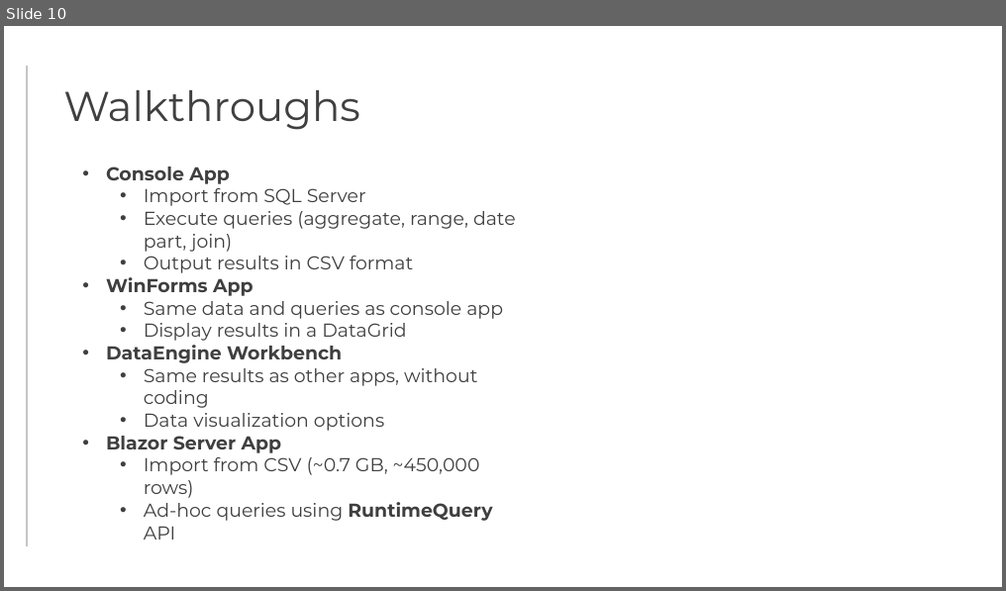
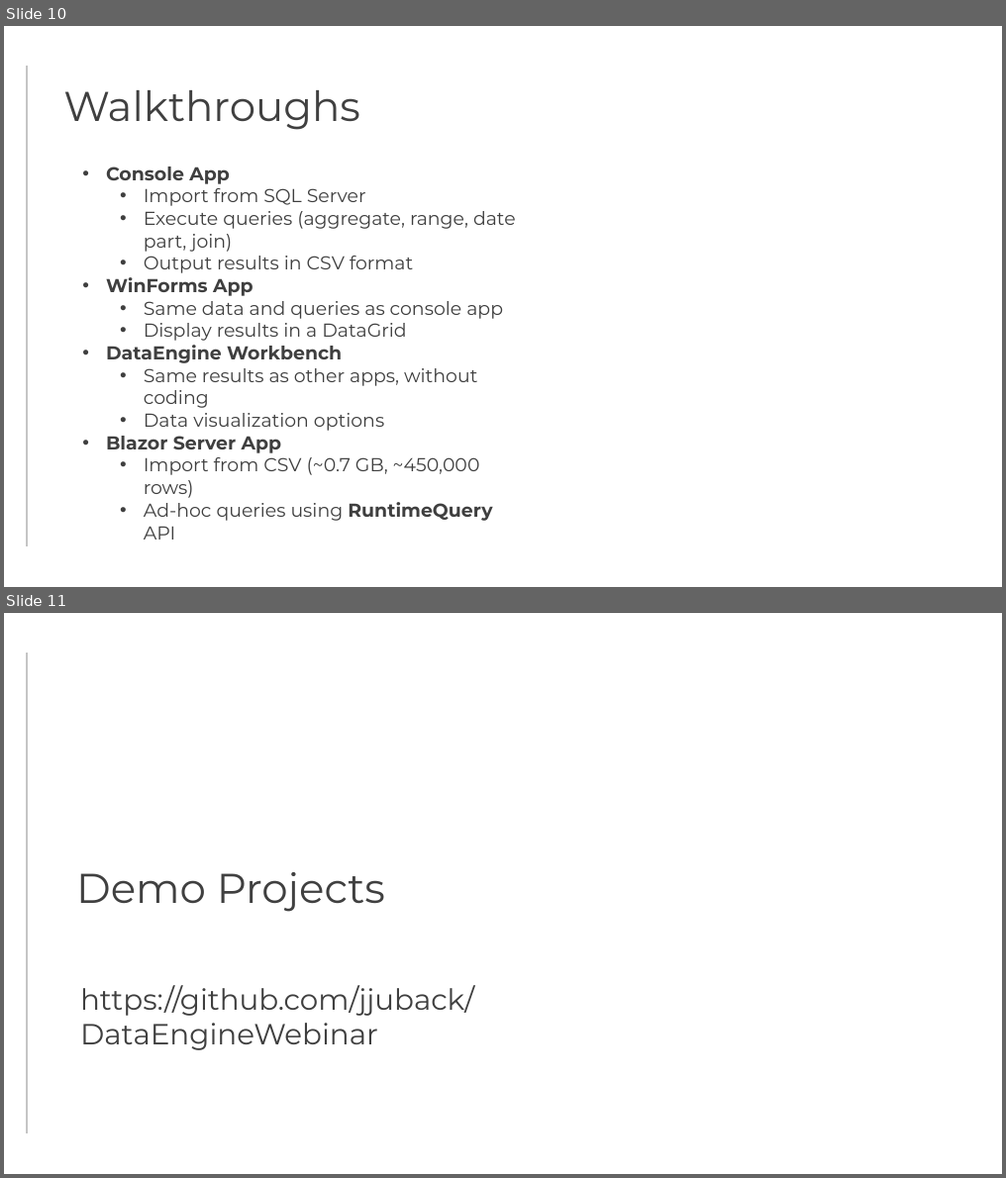
Before and after one commit to jjuback/DataEngineWebinar, a slide deck: Slides/DataEngineDeepDive.pptx. Shown one above the other, each under a label of ours: slide 10 before the commit, slides 10 and 11 after it. The pictures are 1006x591 and 1006x1178 pixels, drawn with LibreOffice and Linux fonts; fonts in the diff are those of the drawing; background and template pictures are left out. Boxes give left, top, right and bottom in pixels: in the first picture for what was removed or moved away, otherwise in the second. Text is boxed around its words. In the diff, an @@ line names an element or a change of style, - is before the commit and + after.

```diff
--- a/Slides/DataEngineDeepDive.pptx
+++ b/Slides/DataEngineDeepDive.pptx
@@ slide 11 added at bbox=[4, 613, 1002, 1174], background picture (left out); not listed: 1 template element that a slide beside it also shows @@
@@ title added at bbox=[76, 872, 385, 912], 40 pt, text #404040 @@
+Demo Projects
@@ text added at bbox=[80, 985, 474, 1051], 28 pt, text #3F3F3F @@
+https://github.com/jjuback/DataEngineWebinar
```
Also in this commit, not shown: 1 slide changed, 1 slide removed, 3 other files.
